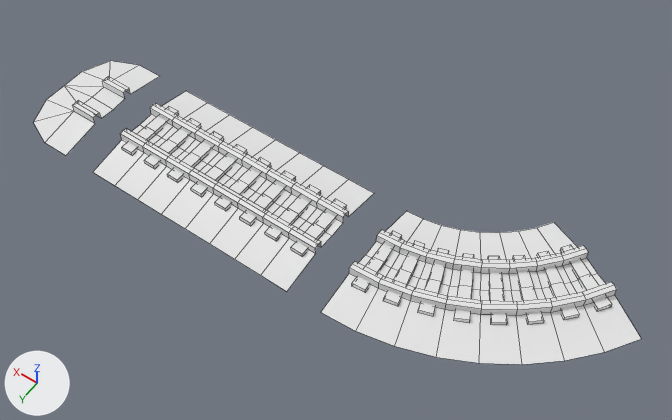
Two versions of the FBX model models/track.fbx, one commit apart.
One viewpoint serves both versions: a 50 mm camera at (-1.03, 2.99, 5.05) aimed at (1.24, -0.19, 0.05). The axes (+X, +Y, +Z) are drawn at lower left. The lights are the same throughout. Mesh edges are drawn as thin lines. Where no turn or scale is listed for an object, it has been applied to the vertices.

The scene before the commit, as lines of its bpy script (objects in view):
```python
me_buffer_001 = bpy.data.meshes.new('Buffer.001')
me_buffer_001.from_pydata(...)  # 33 vertices, 24 faces; spans x -0.866..-0.337, y -0.5..0.5, z 0.0..0.133
me_buffer_001.materials.append(mat_track)  # white #e7e7e7
me_track_001 = bpy.data.meshes.new('Track.001')
me_track_001.from_pydata(...)  # 213 vertices, 160 faces; spans x -0.87..0.87, y -0.5..0.5, z 0.0..0.13
me_track_001.materials.append(mat_track)  # white #e7e7e7
me_track_002 = bpy.data.meshes.new('Track.002')
me_track_002.from_pydata(...)  # 213 vertices, 160 faces; spans x -0.87..0.87, y -1.0..0.5, z 0.0..0.13
me_track_002.materials.append(mat_track)  # white #e7e7e7
ob_buffer = bpy.data.objects.new('Buffer', me_buffer_001)
ob_buffer.location = (4.0, 0.0, 0.0)
ob_curve = bpy.data.objects.new('Curve', me_track_002)
ob_curve.location = (0.0, 0.0, 0.0)
ob_straight = bpy.data.objects.new('Straight', me_track_001)
ob_straight.location = (2.0, 0.0, 0.0)
```
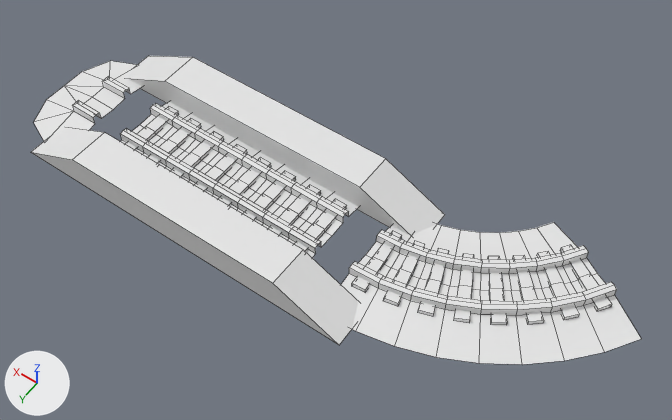
The change, as a diff of the scene's bpy script:
```diff
--- a/models/track.fbx.py
+++ b/models/track.fbx.py
@@ me_platform_001 @@
+me_platform_001.from_pydata([(-1.37, -0.62, 0.0), (-0.87, -0.62, 0.25), (-1.37, -0.31, 0.0), (-0.87, -0.31, 0.25), (1.37, -0.63, 0.0), (0.87, -0.63, 0.25), (1.37, -0.31, 0.0), (0.87, -0.31, 0.25), (-1.37, 0.63, 0.0), (-0.87, 0.63, 0.25), (-1.37, 0.31, 0.0), (-0.87, 0.31, 0.25), (1.37, 0.62, 0.0), (0.87, 0.62, 0.25), (1.37, 0.31, 0.0), (0.87, 0.31, 0.25)], [], [(0, 1, 3, 2), (2, 3, 7, 6), (6, 7, 5, 4), (4, 5, 1, 0), (7, 3, 1, 5), (8, 10, 11, 9), (10, 14, 15, 11), (14, 12, 13, 15), (12, 8, 9, 13), (15, 13, 9, 11)])
+me_platform_001.materials.append(mat_track)  # white #e7e7e7
@@ ob_platform @@
+ob_platform = bpy.data.objects.new('Platform', me_platform_001)
+ob_platform.location = (2.0, 0.0, 0.0)
```

Location of each change, (x1, y1, x2, y2) in pixels of the pictures (672 x 420 px):
'Platform', added
    after: (31, 56, 445, 345)
